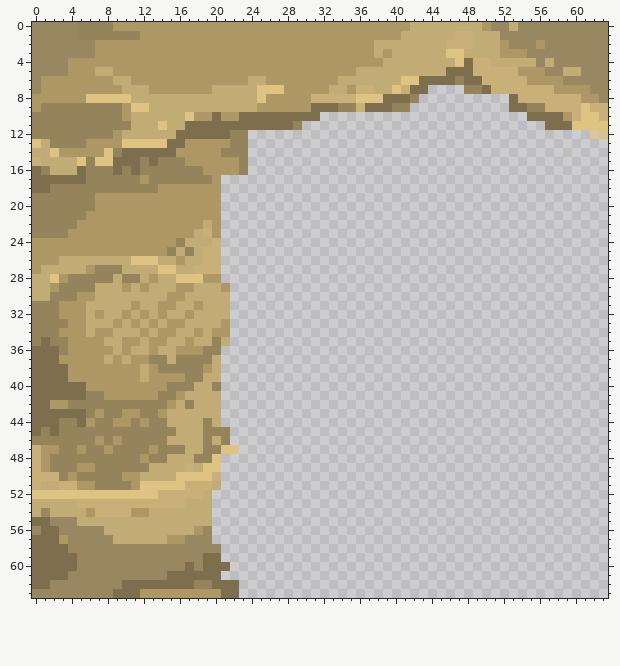
Pixel-art sprite: resources/sprites/tiles/sand/tiles_0007.png. Above is the file before it was changed.
The file is 64x64 pixels.
The result:
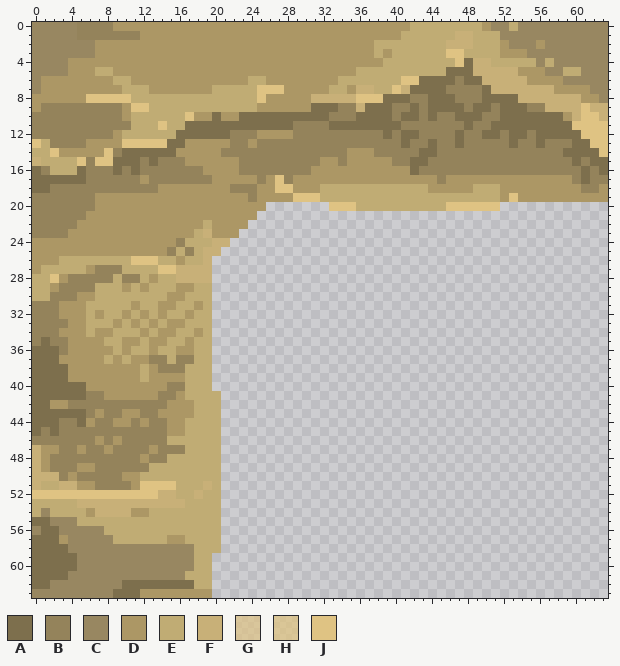
Palette (. is transparent): A #7d6f4d  B #94835b  C #988761  D #ac9765  E #c0ac74  F #c8b078  G #dfc383af  H #dfc383bd  J #dfc383
Diff:
Changed rows in their new state; - is an unchanged pixel.
first column x 15:
 7 -----------------------------AABB----------------
 8 ----------------------------BAAABBBAAA-----------
 9 ---------------------------ABAAAABAABA-----------
10 -----------------ABBBAAAABAABABBAAABBAAA---------
11 ---------------BBBAAAAAAAABBBBBBBABBAAAAAA-------
12 ---------BDDDDBBBBBBBBBBABAABBBBABBAABAABAAAAAJJJ
13 ---------DBBBBBBBBBBBBBBBBABBABBABBBBBABBABBBAAJJ
14 ---------BBBBBBBBBBBDDDBBBBBAABBBBBBBBBBBBBBAAAAJ
15 ---------BBBBBBBBDDBDDDDDBBAABBBBBBBBBBBBBBBBABAA
16 ---------BBBBBBBDDDDDDDDDDDABBBBBBBBBBBBBBBBBBABA
17 ------DDDDBDJBDDDDDDDDDDDDDDDDBDDDDDDDDDDDDDDBABB
18 ------DBBBDDJJDDDEEEEEEEEEEEEDDDDDEEEDDDDDDDDDBBD
19 ------DDDBDDDDJJJEEEEEEEEEEEEEEEEEEEEDJDDDDDDDDDD
20 ------DDDDD-------JJJEEEEEEEEEEJJJJJJ------------
21 ------DDDD---------------------------------------
22 ------DDD----------------------------------------
23 ------DD-----------------------------------------
24 ------F------------------------------------------
26 -----.-------------------------------------------
27 -FF--.-------------------------------------------
28 -FFFF.-------------------------------------------
29 -----..------------------------------------------
30 -----..------------------------------------------
31 -----..------------------------------------------
32 -----..------------------------------------------
33 -----..------------------------------------------
34 -----..------------------------------------------
35 -----..------------------------------------------
36 ---EE.-------------------------------------------
37 ---EE.-------------------------------------------
38 --EEE.-------------------------------------------
39 --EE-.-------------------------------------------
40 --E--.-------------------------------------------
42 -DD----------------------------------------------
43 DDD----------------------------------------------
44 DD--E--------------------------------------------
45 DD--EE.------------------------------------------
46 ----E-.------------------------------------------
47 ----EE..-----------------------------------------
48 ---EEE-------------------------------------------
49 --E-EE-------------------------------------------
50 -EEEEE-------------------------------------------
51 -EEE---------------------------------------------
52 -EE--E-------------------------------------------
53 -----E-------------------------------------------
54 -----E-------------------------------------------
55 -----E-------------------------------------------
56 ---EEE-------------------------------------------
57 --EEEE-------------------------------------------
58 ---EEE-------------------------------------------
59 ---EE.-------------------------------------------
60 --CEE..------------------------------------------
61 CCEEE.-------------------------------------------
62 ---EE...-----------------------------------------
63 -----...-----------------------------------------
